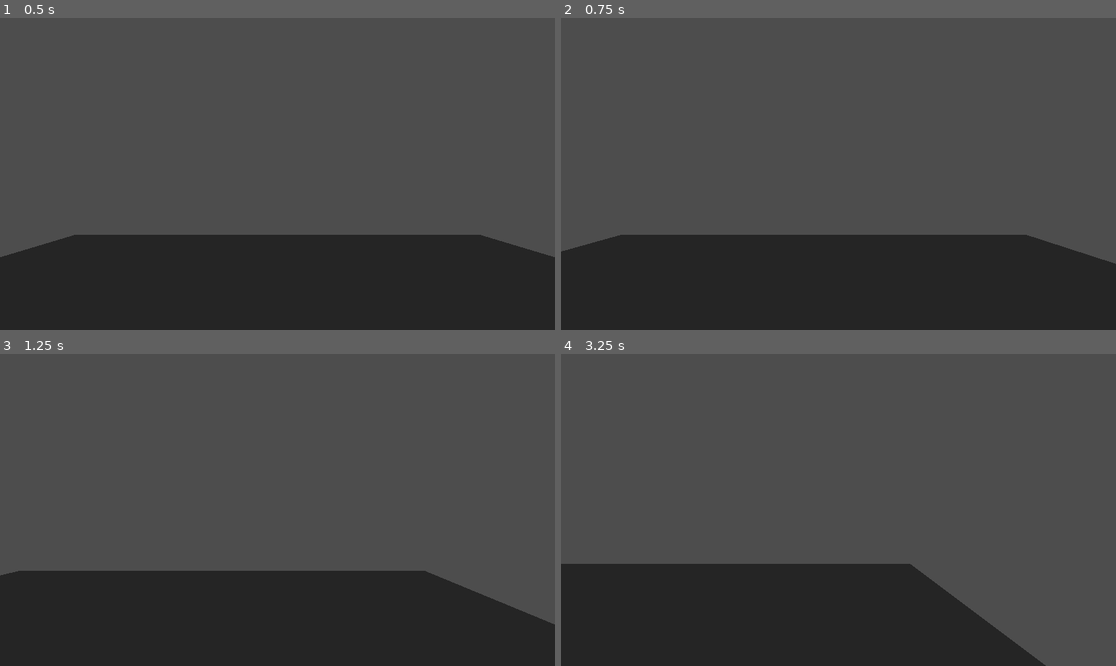
Above: before the commit, frames 1-4 (two rows, left to right).
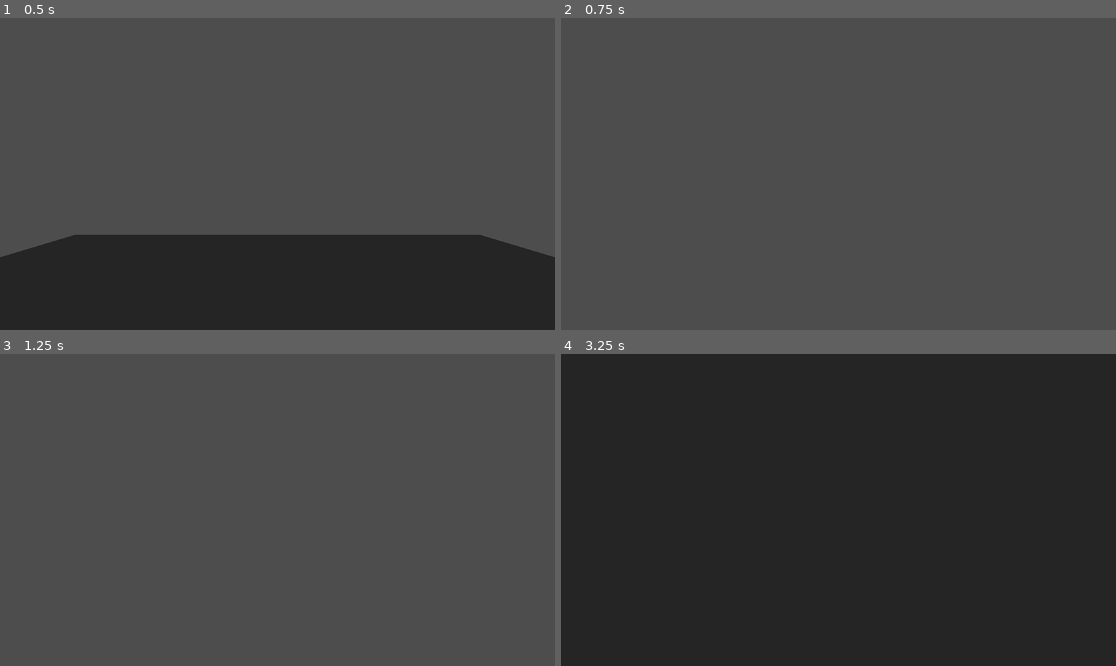
Above: after the commit, the same moments.

Repository: RyanDavidsonDev/GMTK_2025
Game: Godot game, scene res://Scenes/testing/test_player_movement.tscn
Two runs of this game, one before a commit and one after it. Both use one fixed random seed, a clock stepped at 60 frames per second and the inputs below. The project has no main scene, so this scene is started directly.
Inputs (mouse positions are in pixels of both pictures, inside the frame that each line leads up to):
- Up to frame 1 (0.5 s): no input
- Up to frame 2 (0.75 s): tap Enter at 0.5 s; move the mouse to (960, 158) at 0.52 s; hold D (move_right) from 0.53 s (still down)
- Up to frame 3 (1.25 s): keep holding D (move_right)
- Up to frame 4 (3.25 s): move the mouse to (727, 525) at 1.27 s; release D (move_right) at 1.28 s; hold S (move_backward) 1.28-2.03 s; move the mouse to (894, 441) at 2.02 s; hold D (move_right) 2.03-2.78 s; move the mouse to (810, 572) at 2.77 s; hold W (move_forward) from 2.78 s (still down)

Frame 1 is identical in both runs. In frame 2, 29% of the frame differs, in the area x 0-100%, y 69-100%; in frame 3, 28%; in frame 4, 75%, in the area x 0-100%, y 0-100%.

Commit message:
Rotation with mouse

Diff:
--- a/Scenes/testing/test_player_movement.tscn
+++ b/Scenes/testing/test_player_movement.tscn
@@ -16,5 +16,3 @@
 [node name="CSGMesh3D" type="CSGMesh3D" parent="."]
 transform = Transform3D(10, 0, 0, 0, 1, 0, 0, 0, 10, 0, 0, 0)
 mesh = SubResource("BoxMesh_aevbc")
-
-[editable path="PlayerCharacter"]
--- a/player_character/player_character.gd
+++ b/player_character/player_character.gd
@@ -2,28 +2,53 @@
 
 @export var _move_speed : float = 2.0
 
-var _input_direction : Vector2 = Vector2.ZERO
+var _input_move_direction : Vector2 = Vector2.ZERO
+var _input_mouse_direction : Vector2 = Vector2.ZERO
+
+var _camera_3d : Camera3D = null
+
+func _ready() -> void:
+
+	_camera_3d = $Camera3D
+
+	# WARNING: This should be handeled in game management
+	Input.set_mouse_mode(Input.MOUSE_MODE_CAPTURED)
+
+func _input(event: InputEvent) -> void:
+	if event is InputEventMouseMotion:
+		_input_mouse_direction = event.relative
 
 func _process(delta: float) -> void:
 
 	# Process movement input
 
-	_input_direction = Vector2.ZERO
+	_input_move_direction = Vector2.ZERO
 
 	if Input.is_action_pressed("move_forward"):
-		_input_direction.y += 1.0
+		_input_move_direction.y += 1.0
 	if Input.is_action_pressed("move_backward"):
-		_input_direction.y -= 1.0
+		_input_move_direction.y -= 1.0
 	if Input.is_action_pressed("move_right"):
-		_input_direction.x += 1.0
+		_input_move_direction.x += 1.0
 	if Input.is_action_pressed("move_left"):
-		_input_direction.x -= 1.0
+		_input_move_direction.x -= 1.0
 
-	_input_direction = _input_direction.normalized()
+	_input_move_direction = _input_move_direction.normalized()
 
 func _physics_process(delta: float) -> void:
 
-	velocity = (transform.basis.z * -_input_direction.y) + (transform.basis.x * _input_direction.x)
+	# Update character rotation
+	rotation_degrees.y -= _input_mouse_direction.x
+
+	# Update camera rotation
+	_camera_3d.rotation_degrees.x -= _input_mouse_direction.y
+	_camera_3d.rotation_degrees.x = clampf(_camera_3d.rotation_degrees.x, -90.0, 90.0)
+
+	_input_mouse_direction = Vector2.ZERO
+
+	# Handle movement
+
+	velocity = (transform.basis.z * -_input_move_direction.y) + (transform.basis.x * _input_move_direction.x)
 	velocity *= _move_speed
 
 	move_and_slide()
